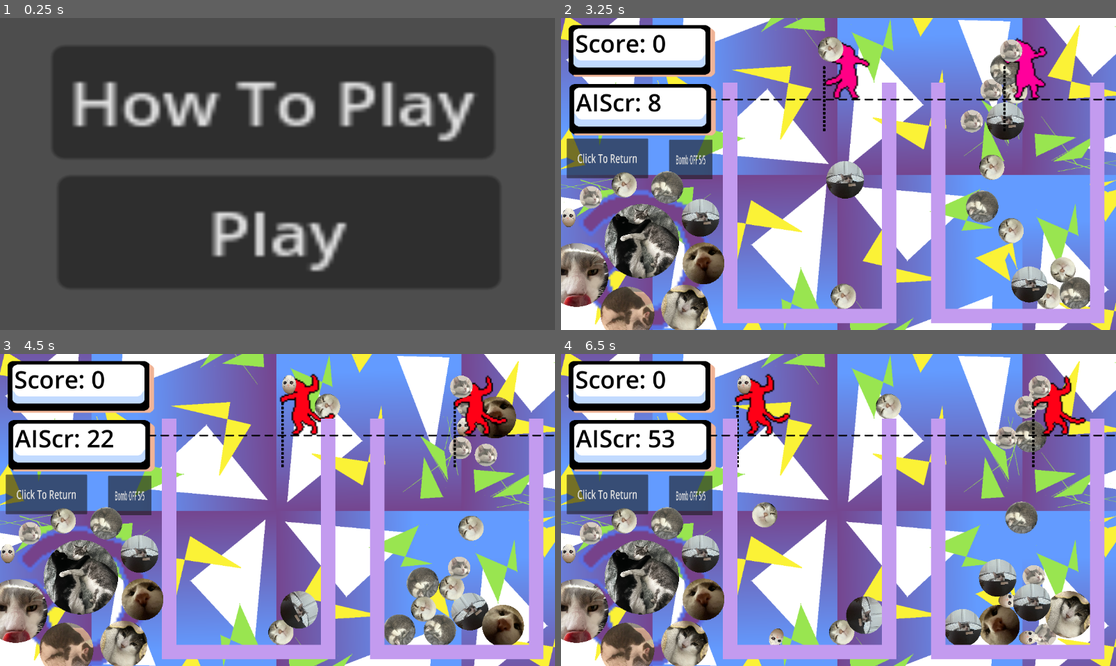
Above: before the commit, frames 1-4 (two rows, left to right).
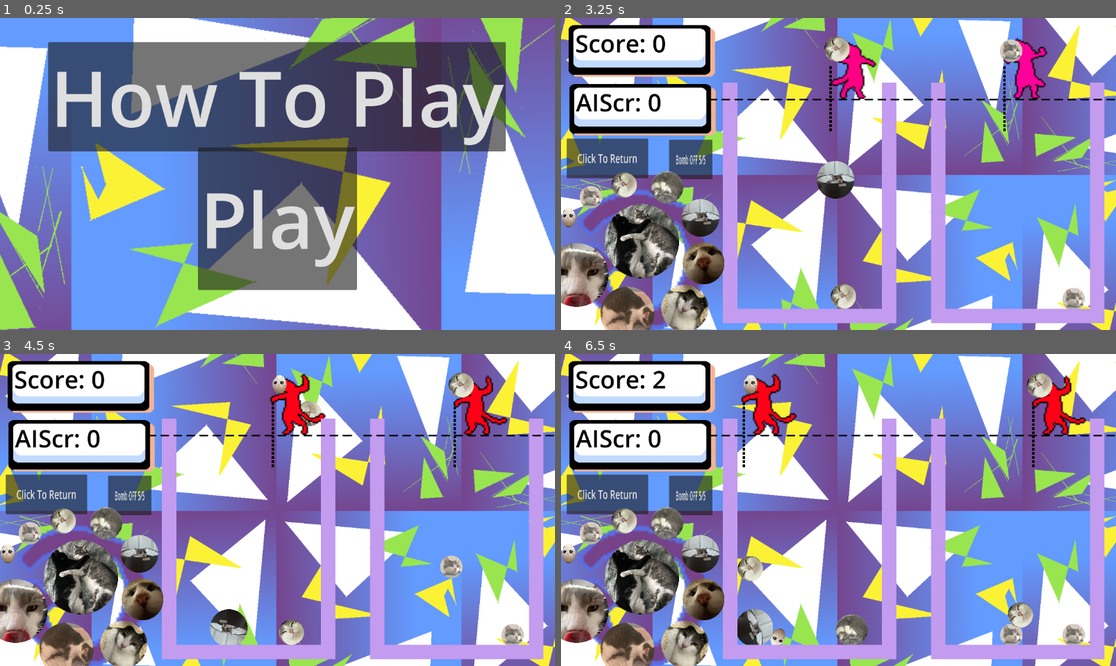
Above: after the commit, the same moments.

Repository: HunterB433/Guika
Game: Godot game, scene res://Suika/Scenes/HomeScreen.tscn
Same seed, same stepped clock (60 frames per second), same inputs: the game is played once before the commit and once after it.
Inputs (mouse positions are in pixels of both pictures, inside the frame that each line leads up to):
- Up to frame 1 (0.25 s): no input
- Up to frame 2 (3.25 s): click "Play" at 0.5 s; tap Enter (ui_accept) at 1.25, 1.52, 2.27 s; move the mouse to (844, 49) at 1.27 s; hold Right (ui_right) 1.28-2.03 s; click (844, 49) at 1.42 s; move the mouse to (844, 130) at 2.02 s; hold Left (ui_left) 2.03-2.78 s; click (844, 130) at 2.17 s; move the mouse to (844, 102) at 2.77 s; hold Right (ui_right) from 2.78 s (still down); click (844, 102) at 2.92 s
- Up to frame 3 (4.5 s): move the mouse to (460, 388) at 3.52 s; click (460, 388) at 3.67 s; tap Enter (ui_accept) at 3.77 s; move the mouse to (327, 407) at 4.27 s; release Right (ui_right) at 4.28 s; hold Left (ui_left) from 4.28 s (still down); click (327, 407) at 4.42 s
- Up to frame 4 (6.5 s): keep holding Left (ui_left); tap Enter (ui_accept) at 4.52, 5.27 s; move the mouse to (1027, 506) at 5.02 s; click (1027, 506) at 5.17 s; move the mouse to (844, 572) at 5.77 s; click (844, 572) at 5.92 s

The runs differ from the first frame. In frame 1, 97% of the frame differs, in the area x 0-100%, y 0-100%; in frame 2, 6.0%; in frame 3, 8.8%; in frame 4, 10%.

Commit message:
Visuals fix

Diff:
--- a/Suika/Scenes/HomeScreen.tscn
+++ b/Suika/Scenes/HomeScreen.tscn
@@ -1,6 +1,7 @@
-[gd_scene load_steps=3 format=3 uid="uid://cs0bv7w1q5uio"]
+[gd_scene load_steps=4 format=3 uid="uid://cs0bv7w1q5uio"]
 
 [ext_resource type="Script" uid="uid://brw1vx3g8mtud" path="res://Suika/Scripts/button.gd" id="1_cs0lr"]
+[ext_resource type="Texture2D" uid="uid://cbigbusbomken" path="res://Suika/Resources/Sprite-0004.png" id="2_c5ksl"]
 
 [sub_resource type="Theme" id="Theme_cs0lr"]
 
@@ -9,24 +10,32 @@
 [node name="SwitchScene" type="Node" parent="."]
 
 [node name="HowTo" type="Button" parent="SwitchScene"]
-offset_left = 108.0
-offset_top = 58.0
-offset_right = 211.0
-offset_bottom = 89.0
-scale = Vector2(8.92, 7.56)
+offset_left = 100.0
+offset_top = 50.0
+offset_right = 1050.0
+offset_bottom = 277.0
+theme_override_font_sizes/font_size = 160
 text = "How To Play
 "
 script = ExtResource("1_cs0lr")
 
+[node name="Bg" type="Sprite2D" parent="SwitchScene/HowTo"]
+z_index = -1
+position = Vector2(48, 1418)
+scale = Vector2(1.5, 1.5)
+texture = ExtResource("2_c5ksl")
+
 [node name="SwitchScene2" type="Node" parent="."]
 
 [node name="main" type="Button" parent="SwitchScene2"]
-offset_left = 120.0
-offset_top = 328.0
-offset_right = 223.0
-offset_bottom = 359.0
-scale = Vector2(8.92, 7.56)
+anchors_preset = -1
+anchor_bottom = -0.106481
+offset_left = 411.0
+offset_top = 338.0
+offset_right = 741.0
+offset_bottom = 634.0
 theme = SubResource("Theme_cs0lr")
+theme_override_font_sizes/font_size = 160
 text = "Play
 "
 script = ExtResource("1_cs0lr")
--- a/Suika/Scenes/HowTo.tscn
+++ b/Suika/Scenes/HowTo.tscn
@@ -1,14 +1,10 @@
-[gd_scene load_steps=27 format=3 uid="uid://wodutyhhai7d"]
+[gd_scene load_steps=23 format=3 uid="uid://wodutyhhai7d"]
 
 [ext_resource type="Texture2D" uid="uid://by61mejn5t8lm" path="res://Suika/Resources/Sprite-0001-Sheet.png" id="1_4oo1y"]
 [ext_resource type="Script" uid="uid://brw1vx3g8mtud" path="res://Suika/Scripts/button.gd" id="2_y1qup"]
-[ext_resource type="PackedScene" uid="uid://cn6o4yrv3xksj" path="res://Suika/Scenes/AIfruit1.tscn" id="3_ycddk"]
 [ext_resource type="PackedScene" uid="uid://cvpfi0hwj5g1n" path="res://Suika/Scenes/AIfruit2.tscn" id="4_snou5"]
+[ext_resource type="Texture2D" uid="uid://cbigbusbomken" path="res://Suika/Resources/Sprite-0004.png" id="5_2fix7"]
 [ext_resource type="PackedScene" uid="uid://bjww7io2s0r5x" path="res://Suika/Scenes/AIfruit3.tscn" id="5_xv85t"]
-[ext_resource type="PackedScene" uid="uid://ciyacfsuucphb" path="res://Suika/Scenes/AIfruit4.tscn" id="6_1wrt6"]
-[ext_resource type="PackedScene" uid="uid://bgrejgwvct3uw" path="res://Suika/Scenes/AIfruit6.tscn" id="7_wjrpe"]
-[ext_resource type="PackedScene" uid="uid://78pp4iv4o0n4" path="res://Suika/Scenes/AIfruit7.tscn" id="8_dauds"]
-[ext_resource type="PackedScene" uid="uid://cigfxi005cren" path="res://Suika/Scenes/AIfruit9.tscn" id="9_1i1yf"]
 
 [sub_resource type="AtlasTexture" id="AtlasTexture_6geqq"]
 atlas = ExtResource("1_4oo1y")
@@ -132,26 +128,6 @@
 
 [node name="Node" type="Node"]
 
-[node name="Label" type="Label" parent="."]
-offset_right = 40.0
-offset_bottom = 23.0
-text = "The LEFT Dancing cat is YOU! Move left to right with the arrow keys.
-
-The Dancing cat holds different TheGuy™Orbs ™, which you can drop by pressing [ SPACE ]
-
-Orbs of the same size combine and  form bigger and bigger orbs for more and more points.
-
-There is also an AI cat on the RIGHT who will compete against you
-
-WinState: Get a Higher score than the AI
-
-LoseState: Have an orb above the dotted line for more than 5 seconds (Your character will be deleted,
-and you need to wait for the AI to finish to see if you got a higher score.
-
-You also have a button called \"Bomb.\" When activated, you can click on a TheGuy™Orb™ to blow it up for points.
-
-"
-
 [node name="AnimatedSprite2D" type="AnimatedSprite2D" parent="."]
 position = Vector2(995, 71)
 scale = Vector2(6, 6)
@@ -159,40 +135,59 @@
 autoplay = "default"
 
 [node name="HomeScreen" type="Button" parent="."]
-offset_left = 357.0
-offset_top = 393.0
-offset_right = 402.0
-offset_bottom = 424.0
+offset_left = 655.0
+offset_top = 376.0
+offset_right = 710.0
+offset_bottom = 412.0
 scale = Vector2(8.92, 7.56)
+theme_override_font_sizes/font_size = 20
 text = "Back"
 script = ExtResource("2_y1qup")
 
-[node name="RBF1" parent="." instance=ExtResource("3_ycddk")]
-position = Vector2(841, 115)
-gravity_scale = 0.0
-
 [node name="RBF2" parent="." instance=ExtResource("4_snou5")]
-position = Vector2(860, 227)
+position = Vector2(665, 145)
 gravity_scale = 0.0
 
 [node name="RBF3" parent="." instance=ExtResource("5_xv85t")]
-position = Vector2(936, 342)
+position = Vector2(797, 195)
 gravity_scale = 0.0
 
-[node name="RBF4" parent="." instance=ExtResource("6_1wrt6")]
-position = Vector2(1078, 442)
-gravity_scale = 0.0
+[node name="Bg" type="Sprite2D" parent="RBF3"]
+z_index = -1
+position = Vector2(128, -71)
+scale = Vector2(1.5, 1.5)
+texture = ExtResource("5_2fix7")
 
-[node name="RBF5" parent="." instance=ExtResource("7_wjrpe")]
-position = Vector2(912, 547)
-gravity_scale = 0.0
+[node name="RichTextLabe0" type="RichTextLabel" parent="."]
+offset_left = 2.0
+offset_top = 2.0
+offset_right = 655.0
+offset_bottom = 645.0
+theme_override_font_sizes/normal_font_size = 29
+theme_override_font_sizes/bold_font_size = 29
+bbcode_enabled = true
+text = "[color=black][b]Controls:[/b] Move left and right with the arrow keys. Press [b]Space[/b] to drop an Orb.
 
-[node name="RBF6" parent="." instance=ExtResource("8_dauds")]
-position = Vector2(242, 570)
-gravity_scale = 0.0
+[b]Combining Orbs:[/b] When two Orbs of the same size touch, they merge into a larger Orb. Bigger Orbs mean more points!
 
-[node name="RBF7" parent="." instance=ExtResource("9_1i1yf")]
-position = Vector2(22, 490)
-gravity_scale = 0.0
+[b]Special Button:[/b] You can click the [b]Bomb[/b] button to clear an Orb for extra points. You can only use this up to [b]5 times[/b], so choose wisely.
+
+[b]Game Over:[/b] The game ends when Orbs pile past the dotted line for [b]both players[/b] (you and the AI). The player with the higher score wins[/color]
+"
+
+[node name="RichTextLabel" type="RichTextLabel" parent="."]
+offset_right = 653.0
+offset_bottom = 643.0
+theme_override_font_sizes/normal_font_size = 29
+theme_override_font_sizes/bold_font_size = 29
+bbcode_enabled = true
+text = "[color=white][b]Controls:[/b] Move left and right with the arrow keys. Press [b]Space[/b] to drop an Orb.
+
+[b]Combining Orbs:[/b] When two Orbs of the same size touch, they merge into a larger Orb. Bigger Orbs mean more points!
+
+[b]Special Button:[/b] You can click the [b]Bomb[/b] button to clear an Orb for extra points. You can only use this up to [b]5 times[/b], so choose wisely.
+
+[b]Game Over:[/b] The game ends when Orbs pile past the dotted line for [b]both players[/b] (you and the AI). The player with the higher score wins[/color]
+"
 
 [connection signal="pressed" from="HomeScreen" to="HomeScreen" method="_on_pressed"]
--- a/Suika/Scenes/Lose.tscn
+++ b/Suika/Scenes/Lose.tscn
@@ -1,7 +1,8 @@
-[gd_scene load_steps=4 format=3 uid="uid://bt2nqw76l3qr0"]
+[gd_scene load_steps=5 format=3 uid="uid://bt2nqw76l3qr0"]
 
 [ext_resource type="Script" uid="uid://brw1vx3g8mtud" path="res://Suika/Scripts/button.gd" id="1_uucah"]
 [ext_resource type="Texture2D" uid="uid://dpdk3neaepjsf" path="res://Suika/Resources/GuyPeek.jpg" id="1_vweov"]
+[ext_resource type="Texture2D" uid="uid://cbigbusbomken" path="res://Suika/Resources/Sprite-0004.png" id="3_6776n"]
 
 [sub_resource type="LabelSettings" id="LabelSettings_vweov"]
 font_size = 40
@@ -14,10 +15,13 @@
 texture = ExtResource("1_vweov")
 
 [node name="Label" type="Label" parent="."]
-offset_right = 40.0
-offset_bottom = 23.0
+offset_left = 2.0
+offset_top = 21.0
+offset_right = 231.0
+offset_bottom = 192.0
 text = "The AI Beat
-You! You Lose!"
+You! You
+    Lose!"
 label_settings = SubResource("LabelSettings_vweov")
 
 [node name="HomeScreen" type="Button" parent="."]
@@ -32,4 +36,10 @@
 You! You Lose!"
 script = ExtResource("1_uucah")
 
+[node name="Bg" type="Sprite2D" parent="."]
+z_index = -1
+position = Vector2(155, 314)
+scale = Vector2(1.5, 1.5)
+texture = ExtResource("3_6776n")
+
 [connection signal="pressed" from="HomeScreen" to="HomeScreen" method="_on_pressed"]
--- a/Suika/Scenes/Win.tscn
+++ b/Suika/Scenes/Win.tscn
@@ -1,7 +1,8 @@
-[gd_scene load_steps=4 format=3 uid="uid://krci8vy8ane1"]
+[gd_scene load_steps=5 format=3 uid="uid://krci8vy8ane1"]
 
 [ext_resource type="Texture2D" uid="uid://blfslut3hoen3" path="res://Suika/Resources/Guy Dead.jpg" id="1_2bbp4"]
 [ext_resource type="Script" uid="uid://brw1vx3g8mtud" path="res://Suika/Scripts/button.gd" id="2_4cti7"]
+[ext_resource type="Texture2D" uid="uid://cbigbusbomken" path="res://Suika/Resources/Sprite-0004.png" id="3_sn4co"]
 
 [sub_resource type="LabelSettings" id="LabelSettings_4cti7"]
 font_size = 40
@@ -31,4 +32,10 @@
 text = "Click To Return"
 script = ExtResource("2_4cti7")
 
+[node name="Bg" type="Sprite2D" parent="."]
+z_index = -1
+position = Vector2(894, 185)
+scale = Vector2(1.5, 1.5)
+texture = ExtResource("3_sn4co")
+
 [connection signal="pressed" from="HomeScreen" to="HomeScreen" method="_on_pressed"]
--- a/Suika/Scripts/aimvmnt.gd
+++ b/Suika/Scripts/aimvmnt.gd
@@ -1,8 +1,8 @@
 extends Node2D
 
 @export var move_speed := 400.0
-@export var min_drop_interval := .1
-@export var max_drop_interval := .2
+@export var min_drop_interval := .8
+@export var max_drop_interval := 1.8
 @export var left_bound := 50
 @export var right_bound := 750
 @export var smooth_factor := 5.0
--- a/Suika/Scripts/playermvmnt.gd
+++ b/Suika/Scripts/playermvmnt.gd
@@ -86,9 +86,9 @@
 		dir = -1
 	if Input.is_action_pressed("ui_right"):
 		dir = 1
-	if(dir == 1 && position.x <= 200):
+	if(dir == 1 && position.x <= 160):
 		position.x += dir * move_speed * delta
-	elif(dir == -1 && position.x >= -385):
+	elif(dir == -1 && position.x >= -360):
 		position.x += dir * move_speed * delta
 
 	# Clean
